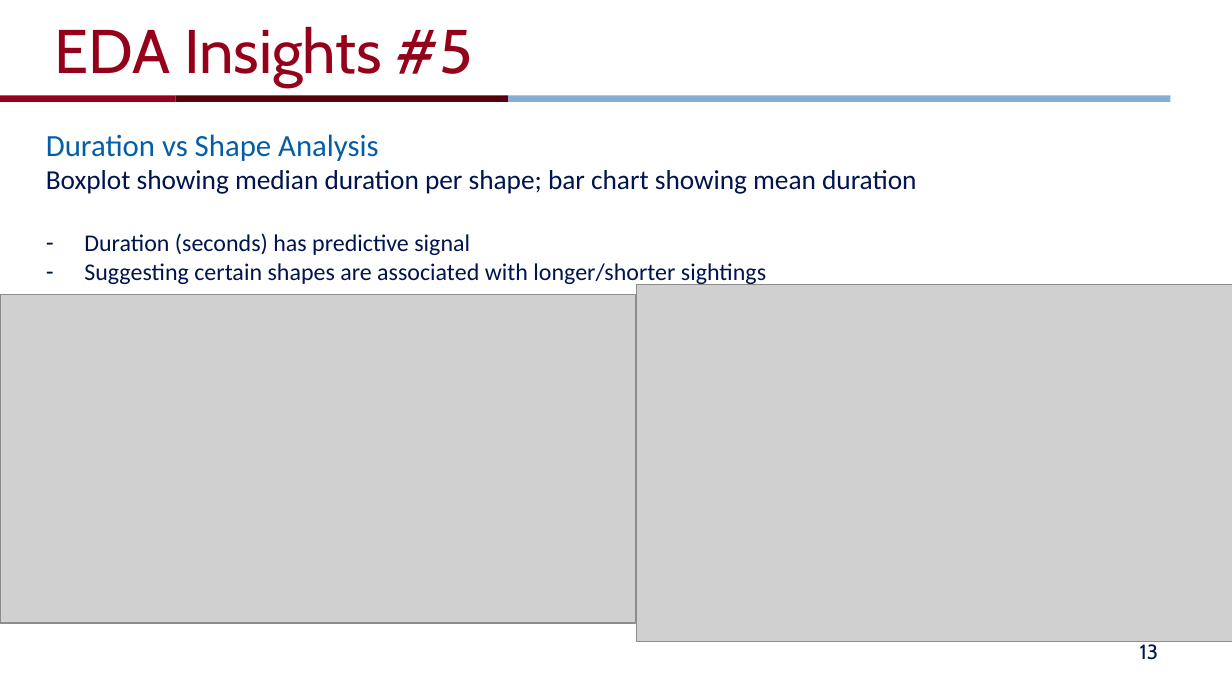
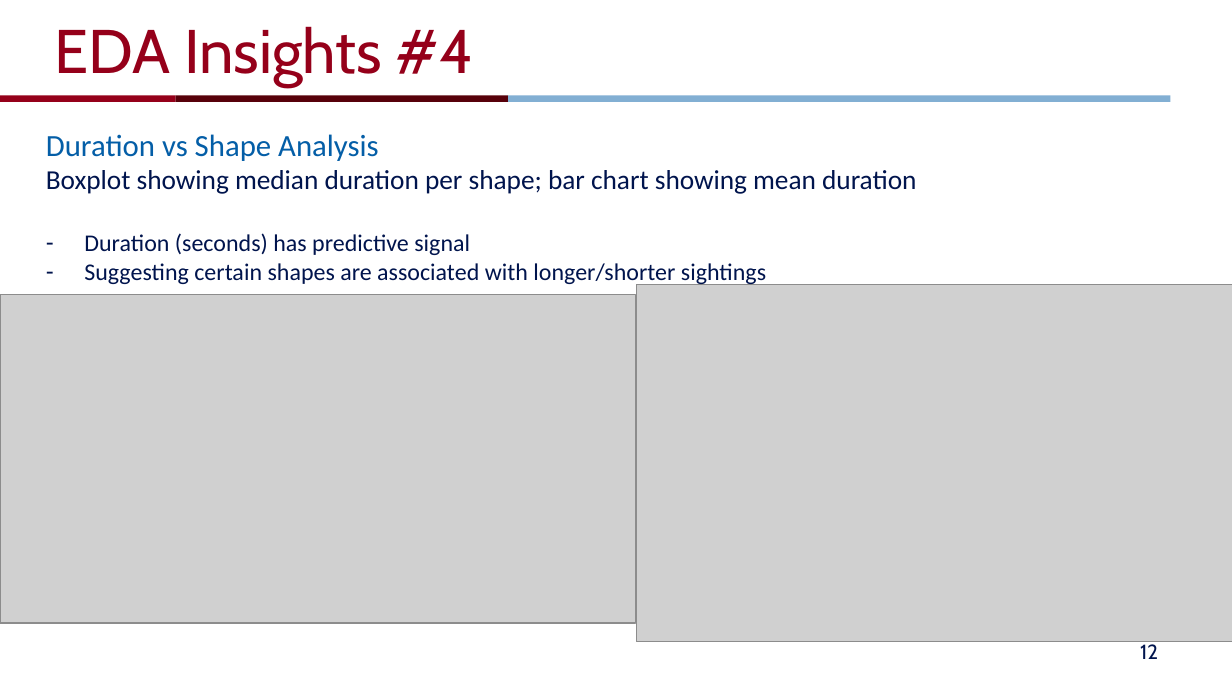
Before and after one commit to jingyig16/ufo-sightings, a slide deck: slide 12 of pre.pptx (slide 13 before the commit). Drawn at 1232x693 pixels with LibreOffice and Linux fonts; fonts in the diff are those of the drawing; grey boxes stand for pictures; background and template pictures are left out. Boxes give left, top, right and bottom in pixels: in the first picture for what was removed or moved away, otherwise in the second. Text is boxed around its words. In the diff, an @@ line names an element or a change of style, - is before the commit and + after.

```diff
--- a/pre.pptx
+++ b/pre.pptx
@@ title at bbox=[54, 26, 474, 87]: text changed @@
-EDA Insights #5
+EDA Insights #4
@@ page number at bbox=[1140, 644, 1158, 659]: text changed @@
-13
+12
```
Also in this commit, not shown: 2 other slides changed, 1 slide removed.
